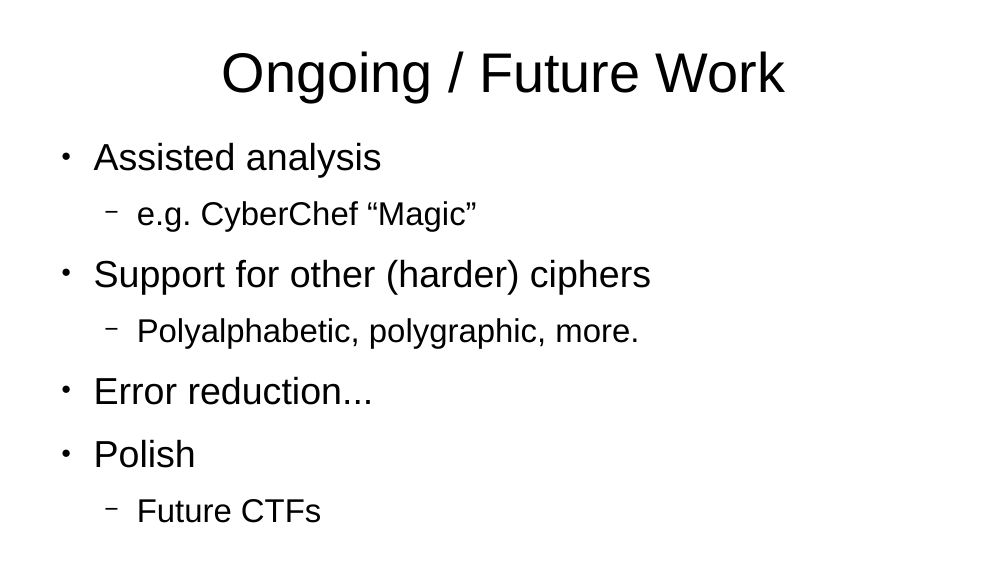
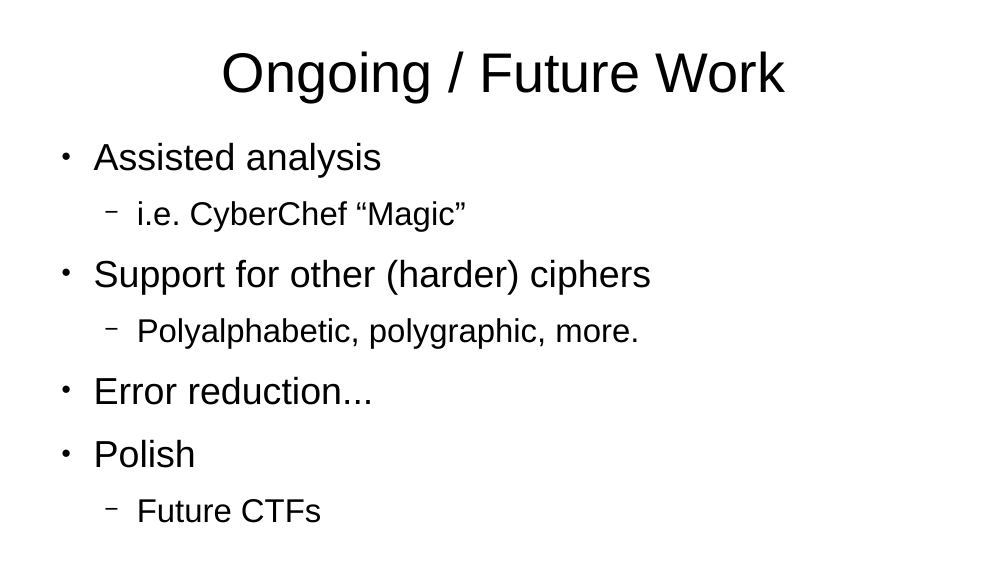
Before and after one commit to wulfgarpro/ancientrunes, a slide deck: slide 10 of lightning_talk/lightning_talk.odp. Drawn at 1008x567 pixels with LibreOffice and Linux fonts; fonts in the diff are those of the drawing. Boxes give left, top, right and bottom in pixels: in the first picture for what was removed or moved away, otherwise in the second. Text is boxed around its words. In the diff, an @@ line names an element or a change of style, - is before the commit and + after.

```diff
--- a/lightning_talk/lightning_talk.odp
+++ b/lightning_talk/lightning_talk.odp
@@ text at box(137, 201, 466, 231): text changed @@
-  − e.g. CyberChef “Magic”
+  − i.e. CyberChef “Magic”
```
Also in this commit, not shown: 3 other slides changed.
